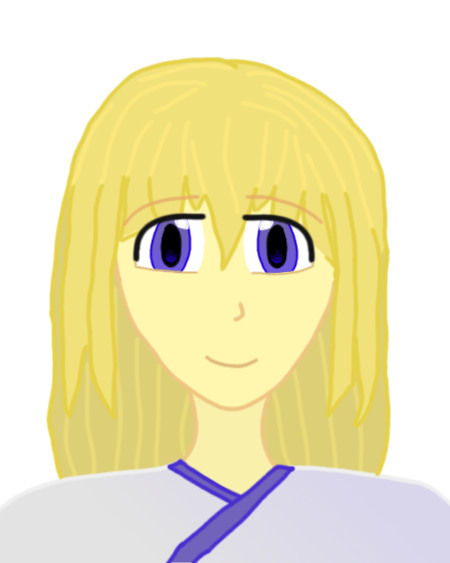
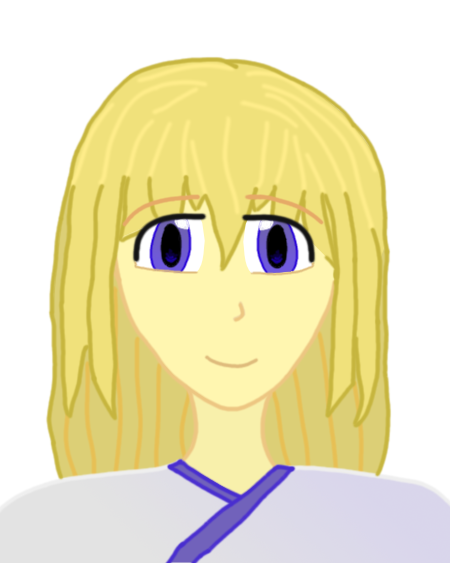
Before/after of a (450, 563) layered artwork. What changed in the layer stack:
added layer "eyebrows copy" above "eyebrows" over (121, 194, 325, 228)
"eyebrows": opacity 79% → 100% over (121, 194, 325, 228)
painted on "hair outline" over (46, 57, 391, 480)
"hair lines 1": opacity 74% → 100%, painted on it over (67, 61, 380, 232)
painted on "hair lines 2" over (62, 284, 365, 480)
